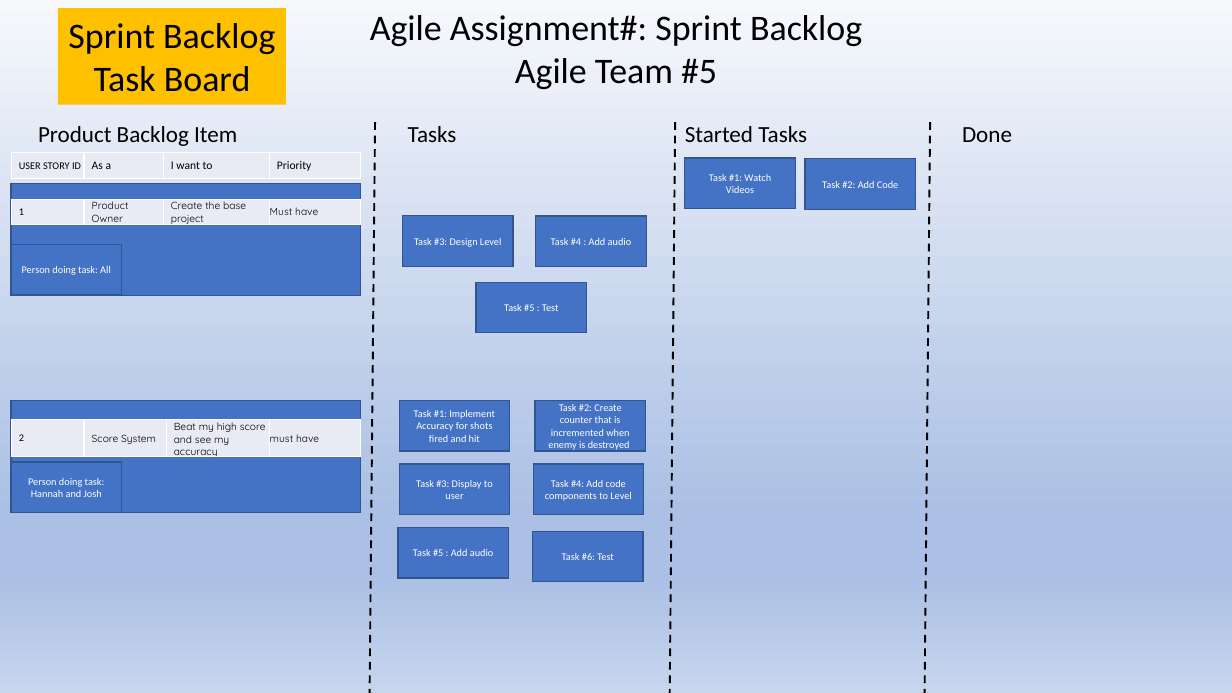
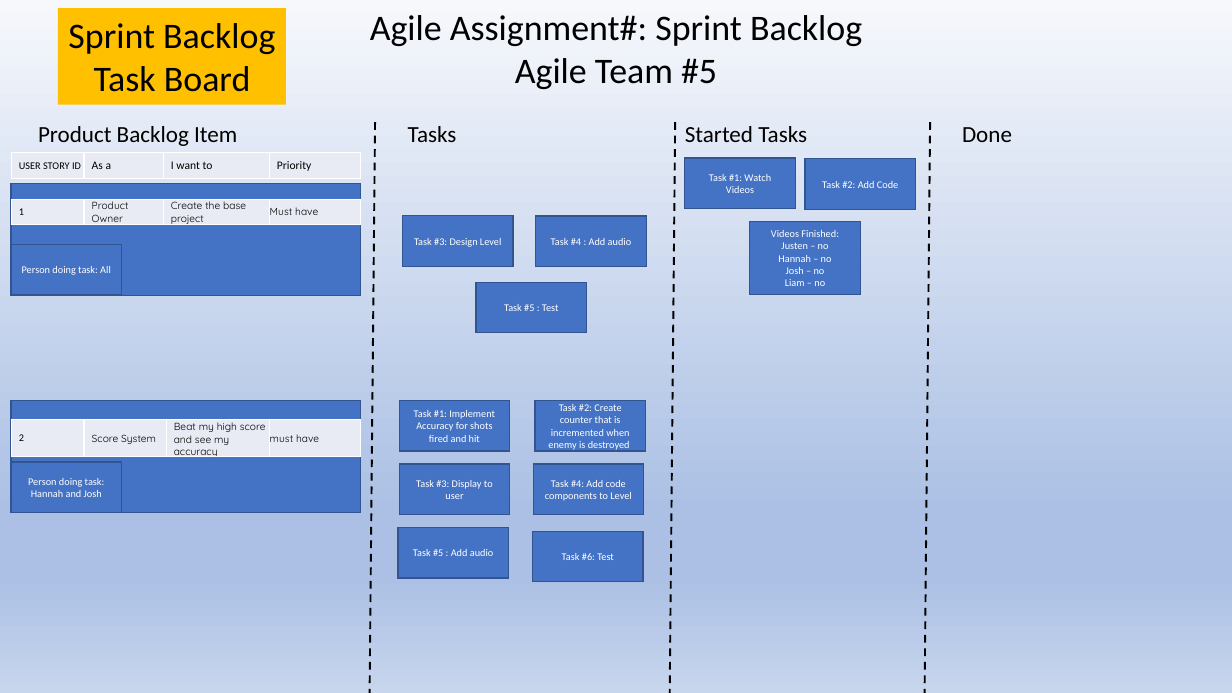
Before and after one commit to CS1CAgile5/Agile-3_Project, a slide deck: slide 1 of sprint_task_board.pptx. Drawn at 1232x693 pixels with LibreOffice and Linux fonts; fonts in the diff are those of the drawing. Boxes give left, top, right and bottom in pixels: in the first picture for what was removed or moved away, otherwise in the second. Text is boxed around its words. In the diff, an @@ line names an element or a change of style, - is before the commit and + after.

Commit message:
Updated 10/8, Post-Review

```diff
--- a/sprint_task_board.pptx
+++ b/sprint_task_board.pptx
@@ rectangle added at (750, 222, 860, 295), fill #4472C4, outline #325491 1 pt, 8 pt, text #FFFFFF @@
+Videos Finished:
+Justen – no
+Hannah – no
+Josh – no
+Liam – no
```
